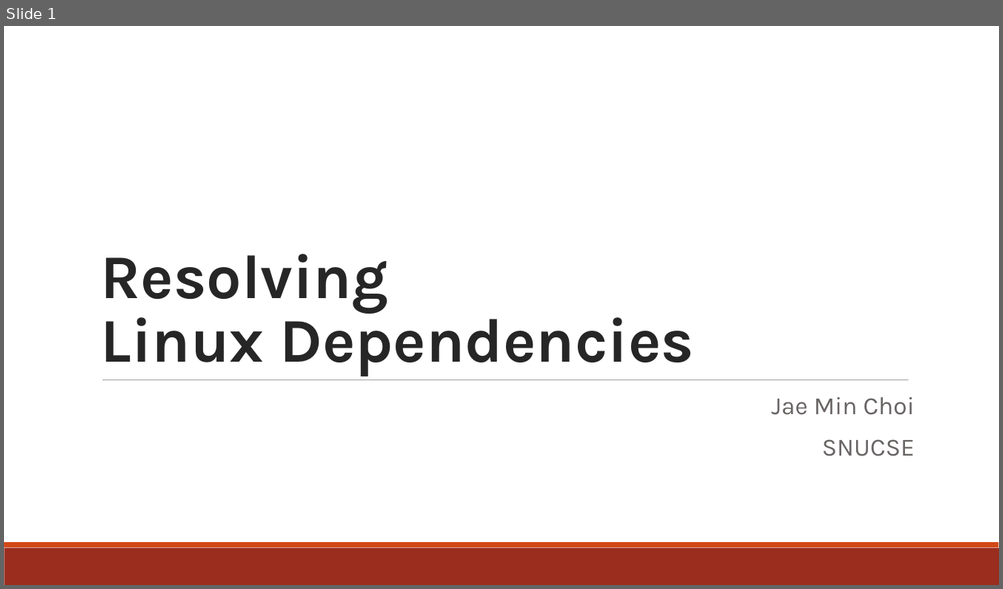
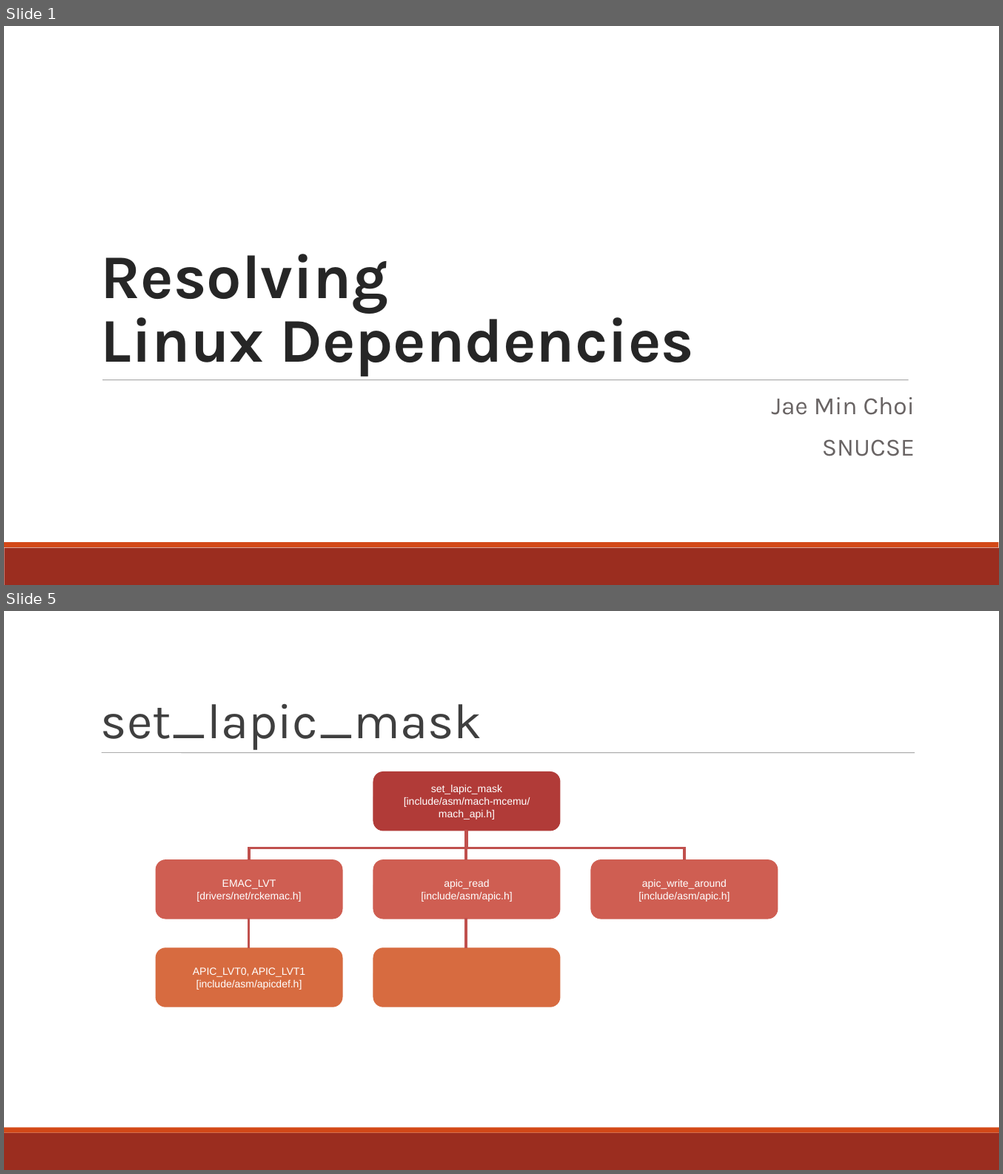
Before and after one commit to minitu/urop_priv, a slide deck: rckemac_linuxdep.ppt. Shown one above the other, each under a label of ours: slide 1 before the commit, slides 1 and 5 after it; the slides between them are not shown. The pictures are 1003x589 and 1003x1174 pixels, drawn with LibreOffice and Linux fonts; fonts in the diff are those of the drawing. Boxes give left, top, right and bottom in pixels: in the first picture for what was removed or moved away, otherwise in the second. Text is boxed around its words. In the diff, an @@ line names an element or a change of style, - is before the commit and + after.

Commit message:
Work on rckemac_linuxdep.ppt

```diff
--- a/rckemac_linuxdep.ppt
+++ b/rckemac_linuxdep.ppt
@@ slide 5 added at (4, 611, 999, 1170), background #FFFFFF @@
@@ title added at (101, 703, 482, 750), 48 pt, text #3F3F3F @@
+set_lapic_mask
@@ line added from (102, 752) to (913, 752), #7F7F7F 0.51 pt @@
@@ group added at (156, 772, 777, 1007): 6 rounded rectangles, 5 elbow lines @@
+set_lapic_mask
+[include/asm/mach-mcemu/mach_api.h]
+EMAC_LVT
+[drivers/net/rckemac.h]
+apic_read
+[include/asm/apic.h]
+apic_write_around
+[include/asm/apic.h]
+APIC_LVT0, APIC_LVT1
+[include/asm/apicdef.h]
@@ rectangle added at (4, 1133, 998, 1170), fill #9B2D1F @@
@@ rectangle added at (4, 1128, 998, 1133), fill #D34817 @@
```
Also in this commit, not shown: 3 slides changed.
